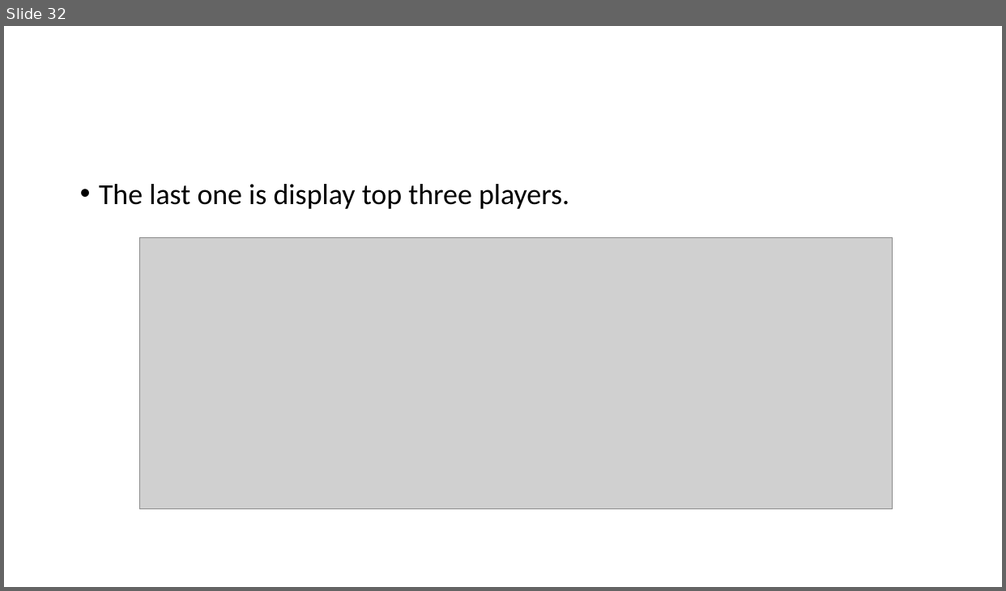
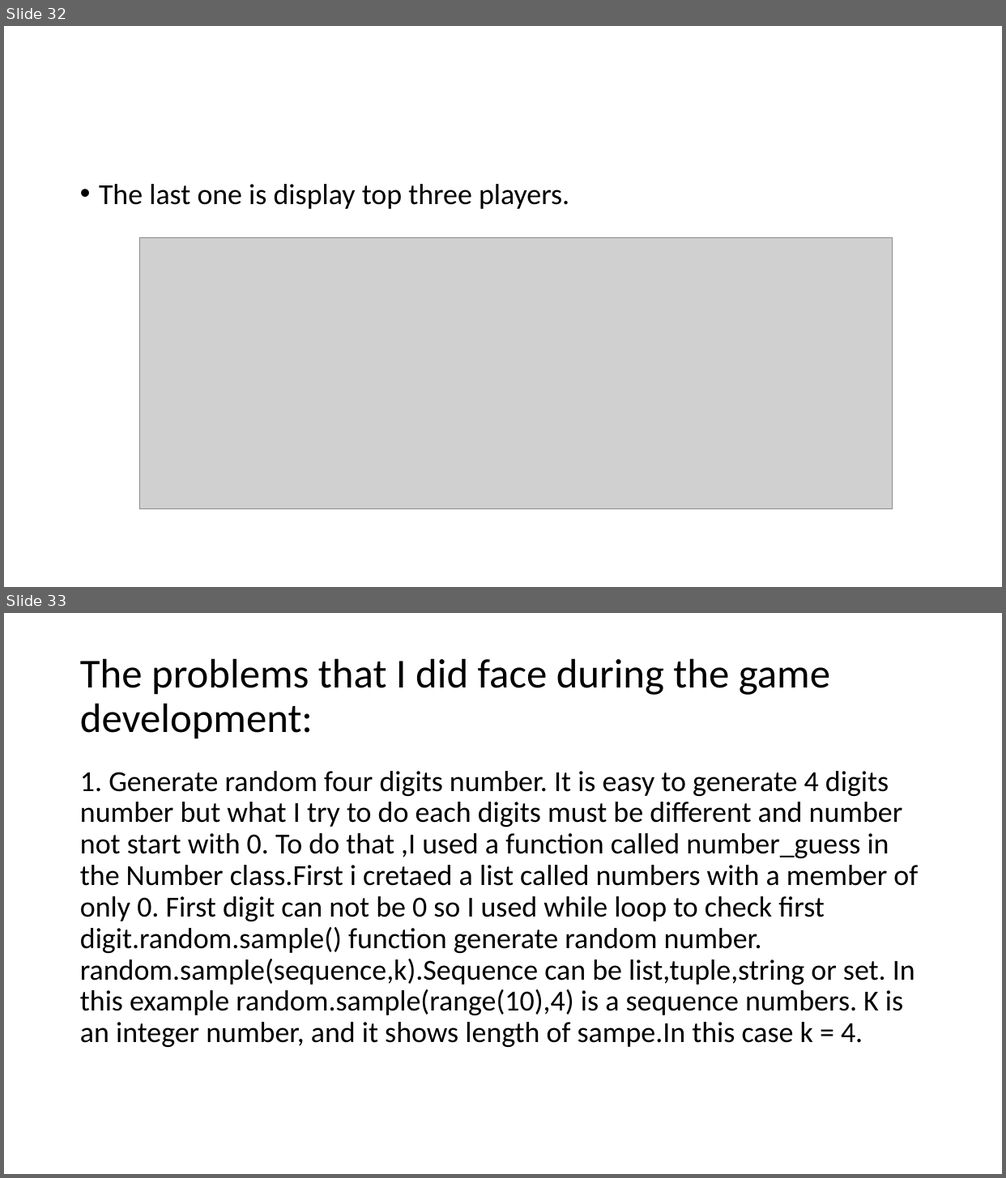
Before and after one commit to serteri/Guess_number, a slide deck: Slide/Terminal App_slide.pptx. Shown one above the other, each under a label of ours: slide 32 before the commit, slides 32 and 33 after it. The pictures are 1006x591 and 1006x1178 pixels, drawn with LibreOffice and Linux fonts; fonts in the diff are those of the drawing; grey boxes stand for pictures. Boxes give left, top, right and bottom in pixels: in the first picture for what was removed or moved away, otherwise in the second. Text is boxed around its words. In the diff, an @@ line names an element or a change of style, - is before the commit and + after.

Commit message:
Slide file added

```diff
--- a/Slide/Terminal App_slide.pptx
+++ b/Slide/Terminal App_slide.pptx
@@ slide 33 added at [4,613,1002,1174], background #FFFFFF @@
@@ title added at [80,658,830,739], 39.6 pt, text #000000 @@
+The problems that I did face during the game development:
@@ text added at [80,771,918,1047], 28 pt, text #000000 @@
+1. Generate random four digits number. It is easy to generate 4 digits number but what I try to do each digits must be different and number not start with 0. To do that ,I used a function called number_guess in the Number class.First i cretaed a list called numbers with a member of only 0. First digit can not be 0 so I used while loop to check first digit.random.sample() function generate random number. random.sample(sequence,k).Sequence can be list,tuple,string or set. In this example random.sample(range(10),4) is a sequence numbers. K is an integer number, and it shows length of sampe.In this case k = 4.
```
Also in this commit, not shown: 12 other slides added, 16 other files.
